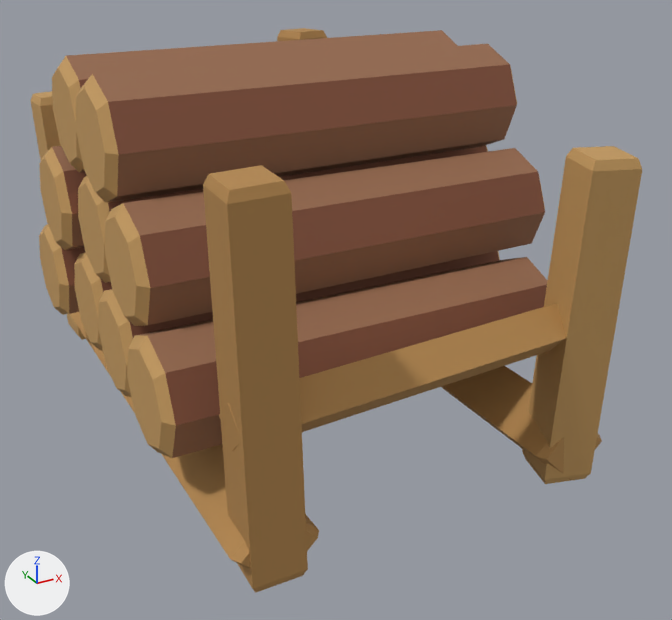
The glTF model assets/models/woodcutting/LogPileStacked.glb as it was, and as the next commit left it.
Before and after are seen from a 50 mm lens placed at (-1.24, -2.57, 1.57), pointed at (0.09, -0.15, 0.36). The lights are fixed; the arrows at lower left show +X, +Y and +Z. The first picture is the older version. Where no turn or scale is listed for an object, it has been applied to the vertices. Vertices at exactly the same position are counted once.

Objects in the first picture: 'Bearer_0.001', 'Bearer_1.001', 'SideRail_0.001', 'Stack_Log_00', 'Stack_Log_01', 'Stack_Log_02', 'Stack_Log_03', 'Stack_Log_04', 'Stack_Log_05', 'Stack_Log_06', 'Stack_Log_07', 'Stack_Log_08', 'Stake_0_0.001', 'Stake_1_0.001' and 2 more.
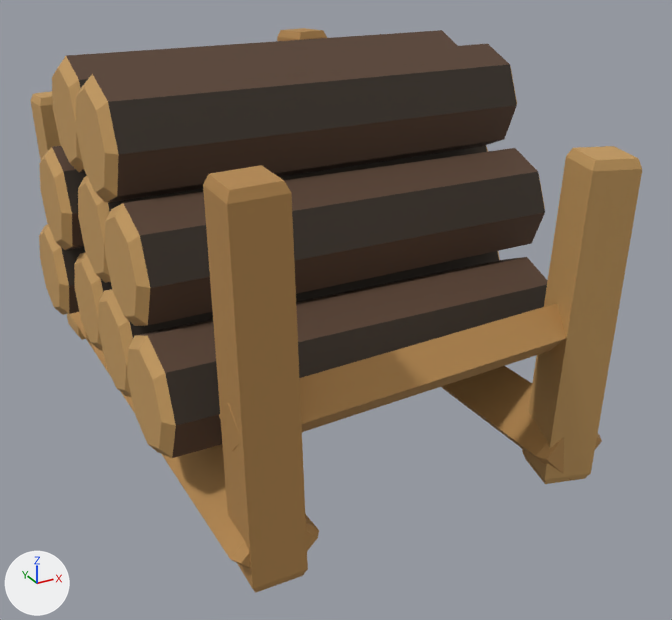
Boxes [x1, y1, x2, y2] around the edits, measured in the pictures (672 x 620 px):
part 1 of me_stack_log_00, recoloured (darker): [135, 257, 548, 458] in both
part 2 of me_stack_log_00, recoloured (darker): [165, 285, 547, 425] in both
part 3 of me_stack_log_01, recoloured: [129, 251, 499, 338] in both
part 4 of me_stack_log_02, recoloured: [101, 279, 112, 292] in both
part 5 of me_stack_log_03, recoloured: [69, 285, 79, 314] in both
part 6 of me_stack_log_03, recoloured (darker): [61, 247, 85, 286] in both
part 7 of me_stack_log_04, recoloured (darker): [123, 148, 545, 325] in both
part 8 of me_stack_log_04, recoloured (darker): [140, 172, 545, 288] in both
part 9 of me_stack_log_05, recoloured: [108, 146, 487, 211] in both
part 10 of me_stack_log_06, recoloured (darker): [52, 146, 84, 250] in both
part 11 of me_stack_log_06, recoloured (darker): [63, 170, 87, 214] in both
part 12 of me_stack_log_07, recoloured (darker): [93, 44, 517, 203] in both
part 13 of me_stack_log_07, recoloured (darker): [108, 64, 517, 154] in both
part 14 of me_stack_log_08, recoloured: [66, 30, 458, 173] in both

Diff of the bpy script that builds the scene:
```diff
--- a/assets/models/woodcutting/LogPileStacked.glb.py
+++ b/assets/models/woodcutting/LogPileStacked.glb.py
@@ me_stack_log_00 @@
 me_stack_log_00.from_pydata(...)  # 32 vertices, 60 faces; spans x -0.665..0.585, y -0.68..-0.34, z 0.24..0.58
+# me_stack_log_00 part 1: all 10 faces that had it switch from mat_walnut__976a4d (brown #976a4d) to mat_walnut__573f2e (brown #573f2e)
+# me_stack_log_00 part 2: all 6 faces that had it switch from mat_walnut_dark__89543c (brown #89543c) to mat_walnut_dark__3a3026 (brown #3a3026)
 me_stack_log_00.materials.append(mat_axe___oak_facets)
@@ me_stack_log_01 @@
 me_stack_log_01.from_pydata(...)  # 32 vertices, 60 faces; spans x -0.647..0.647, y -0.34..0.0, z 0.24..0.58
+# me_stack_log_01 part 3: all 6 faces that had it switch from mat_walnut_dark__89543c (brown #89543c) to mat_walnut_dark__3a3026 (brown #3a3026)
 me_stack_log_01.materials.append(mat_axe___oak_facets)
-me_stack_log_01.materials.append(mat_walnut__976a4d)  # brown #976a4d
+me_stack_log_01.materials.append(mat_walnut__573f2e)  # brown #573f2e
@@ me_stack_log_02 @@
 me_stack_log_02.from_pydata(...)  # 32 vertices, 60 faces; spans x -0.63..0.71, y 0.0..0.34, z 0.24..0.58
+# me_stack_log_02 part 4: all 6 faces that had it switch from mat_walnut_dark__89543c (brown #89543c) to mat_walnut_dark__3a3026 (brown #3a3026)
 me_stack_log_02.materials.append(mat_axe___oak_facets)
-me_stack_log_02.materials.append(mat_walnut__976a4d)  # brown #976a4d
+me_stack_log_02.materials.append(mat_walnut__573f2e)  # brown #573f2e
@@ me_stack_log_03 @@
 me_stack_log_03.from_pydata(...)  # 32 vertices, 60 faces; spans x -0.665..0.585, y 0.34..0.68, z 0.24..0.58
+# me_stack_log_03 part 5: all 10 faces that had it switch from mat_walnut__976a4d (brown #976a4d) to mat_walnut__573f2e (brown #573f2e)
+# me_stack_log_03 part 6: all 6 faces that had it switch from mat_walnut_dark__89543c (brown #89543c) to mat_walnut_dark__3a3026 (brown #3a3026)
 me_stack_log_03.materials.append(mat_axe___oak_facets)
@@ me_stack_log_04 @@
 me_stack_log_04.from_pydata(...)  # 32 vertices, 60 faces; spans x -0.647..0.647, y -0.51..-0.17, z 0.534..0.874
+# me_stack_log_04 part 7: all 10 faces that had it switch from mat_walnut__976a4d (brown #976a4d) to mat_walnut__573f2e (brown #573f2e)
+# me_stack_log_04 part 8: all 6 faces that had it switch from mat_walnut_dark__89543c (brown #89543c) to mat_walnut_dark__3a3026 (brown #3a3026)
 me_stack_log_04.materials.append(mat_axe___oak_facets)
@@ me_stack_log_05 @@
 me_stack_log_05.from_pydata(...)  # 32 vertices, 60 faces; spans x -0.63..0.71, y -0.17..0.17, z 0.534..0.874
+# me_stack_log_05 part 9: all 6 faces that had it switch from mat_walnut_dark__89543c (brown #89543c) to mat_walnut_dark__3a3026 (brown #3a3026)
 me_stack_log_05.materials.append(mat_axe___oak_facets)
-me_stack_log_05.materials.append(mat_walnut__976a4d)  # brown #976a4d
+me_stack_log_05.materials.append(mat_walnut__573f2e)  # brown #573f2e
@@ me_stack_log_06 @@
 me_stack_log_06.from_pydata(...)  # 32 vertices, 60 faces; spans x -0.665..0.585, y 0.17..0.51, z 0.534..0.874
+# me_stack_log_06 part 10: all 10 faces that had it switch from mat_walnut__976a4d (brown #976a4d) to mat_walnut__573f2e (brown #573f2e)
+# me_stack_log_06 part 11: all 6 faces that had it switch from mat_walnut_dark__89543c (brown #89543c) to mat_walnut_dark__3a3026 (brown #3a3026)
 me_stack_log_06.materials.append(mat_axe___oak_facets)
@@ me_stack_log_07 @@
 me_stack_log_07.from_pydata(...)  # 32 vertices, 60 faces; spans x -0.647..0.647, y -0.34..0.0, z 0.828..1.168
+# me_stack_log_07 part 12: all 10 faces that had it switch from mat_walnut__976a4d (brown #976a4d) to mat_walnut__573f2e (brown #573f2e)
+# me_stack_log_07 part 13: all 6 faces that had it switch from mat_walnut_dark__89543c (brown #89543c) to mat_walnut_dark__3a3026 (brown #3a3026)
 me_stack_log_07.materials.append(mat_axe___oak_facets)
@@ me_stack_log_08 @@
 me_stack_log_08.from_pydata(...)  # 32 vertices, 60 faces; spans x -0.63..0.71, y 0.0..0.34, z 0.828..1.168
+# me_stack_log_08 part 14: all 10 faces that had it switch from mat_walnut__976a4d (brown #976a4d) to mat_walnut__573f2e (brown #573f2e)
 me_stack_log_08.materials.append(mat_axe___oak_facets)
-me_stack_log_08.materials.append(mat_walnut_dark__89543c)  # brown #89543c
+me_stack_log_08.materials.append(mat_walnut_dark__3a3026)  # brown #3a3026
```
